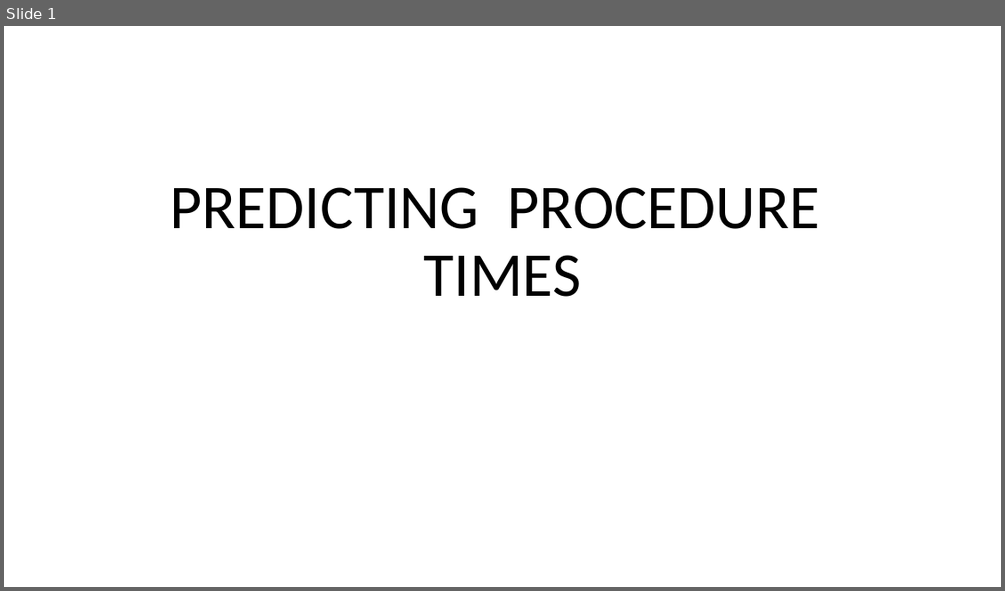
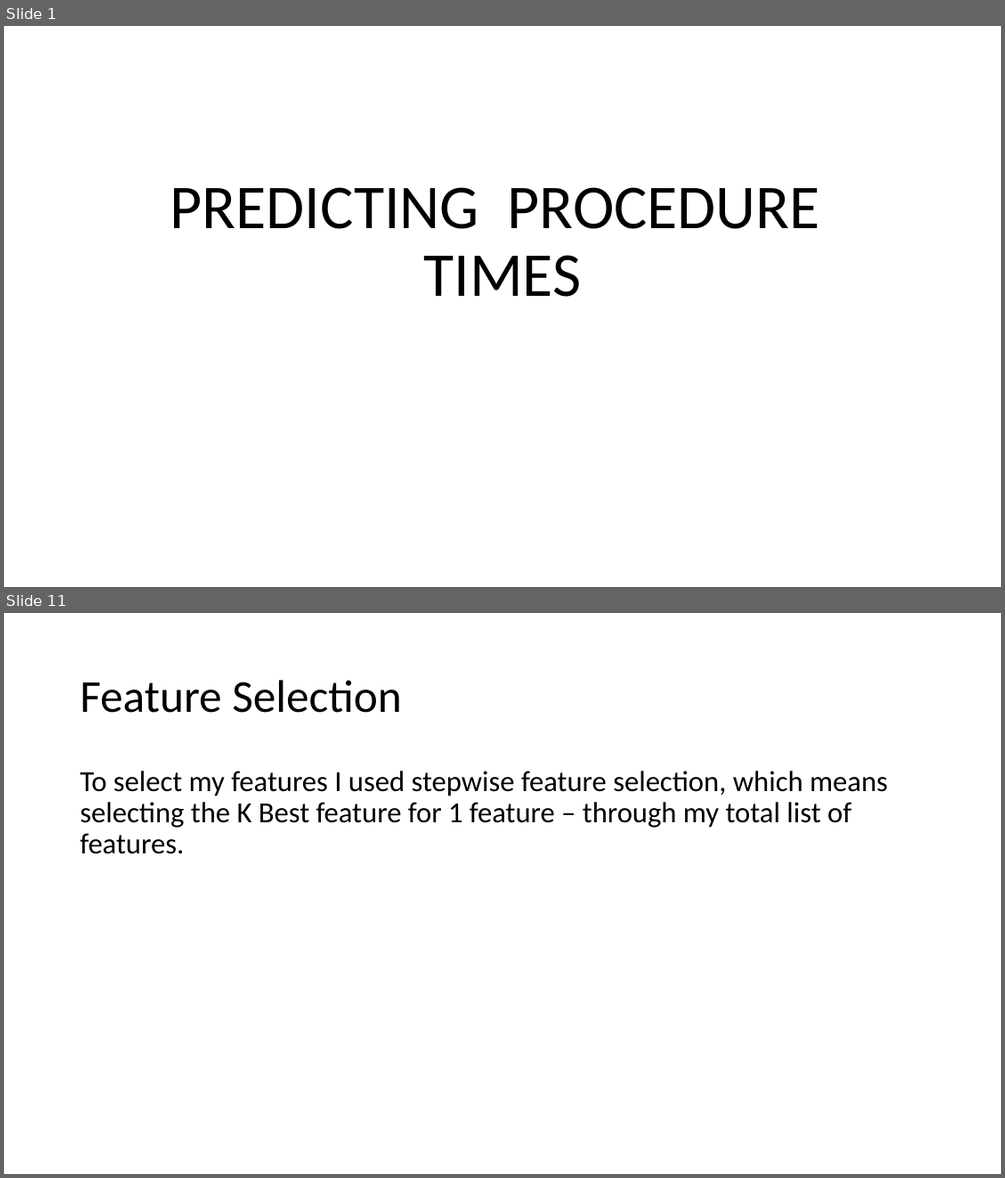
Before and after one commit to j-v-k/sfdat28, a slide deck: JVK-HOS Project/PREDICTING _PROCEDURE _TIMES.pptx. Shown one above the other, each under a label of ours: slide 1 before the commit, slides 1 and 11 after it; the slides between them are not shown. The pictures are 1005x591 and 1005x1178 pixels, drawn with LibreOffice and Linux fonts; fonts in the diff are those of the drawing. Boxes give left, top, right and bottom in pixels: in the first picture for what was removed or moved away, otherwise in the second. Text is boxed around its words. In the diff, an @@ line names an element or a change of style, - is before the commit and + after.

```diff
--- a/JVK-HOS Project/PREDICTING _PROCEDURE _TIMES.pptx
+++ b/JVK-HOS Project/PREDICTING _PROCEDURE _TIMES.pptx
@@ slide 11 added at [4,613,1001,1174], background #FFFFFF @@
@@ title added at [80,680,402,713], 44 pt, text #000000 @@
+Feature Selection
@@ text added at [80,771,888,854], 28 pt, text #000000 @@
+To select my features I used stepwise feature selection, which means selecting the K Best feature for 1 feature – through my total list of features.
```
Also in this commit, not shown: 3 slides changed, 8 other slides added, 42 other files.
